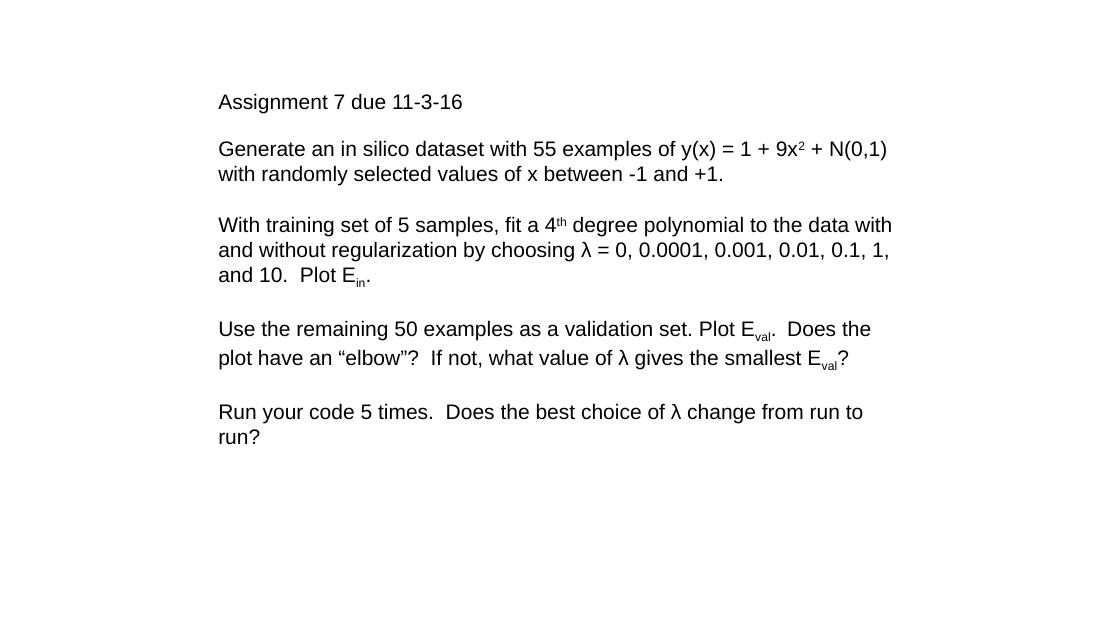
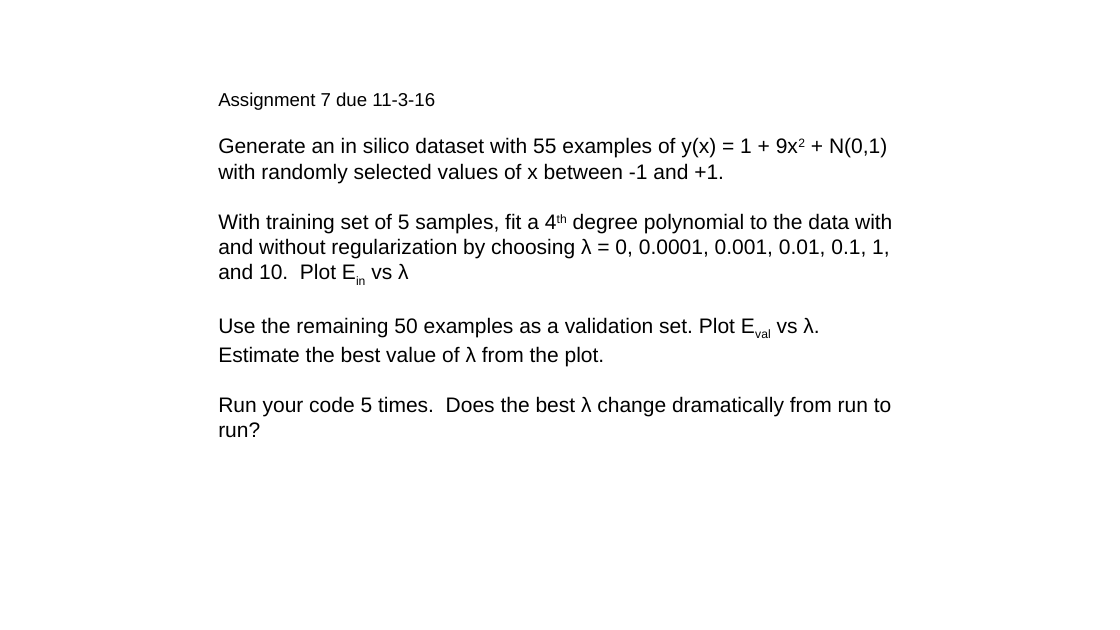
Before and after one commit to zhy9036/cs_2016_fall, a slide deck: slide 6 of 534_ANN/assignments fall 2016.pptx. Drawn at 1120x630 pixels with LibreOffice and Linux fonts; fonts in the diff are those of the drawing. Boxes give left, top, right and bottom in pixels: in the first picture for what was removed or moved away, otherwise in the second. Text is boxed around its words. In the diff, an @@ line names an element or a change of style, - is before the commit and + after.

```diff
--- a/534_ANN/assignments fall 2016.pptx
+++ b/534_ANN/assignments fall 2016.pptx
@@ text at (218,92,435,110): size 18 to 16 pt in "Assignment 7 due 11-3-16" @@
@@ text at (218,213,892,437): text changed @@
-With training set of 5 samples, fit a 4th degree polynomial to the data with and without regularization by choosing λ = 0, 0.0001, 0.001, 0.01, 0.1, 1, and 10. Plot Ein.
-Use the remaining 50 examples as a validation set. Plot Eval. Does the plot have an “elbow”? If not, what value of λ gives the smallest Eval?
-Run your code 5 times. Does the best choice of λ change from run to run?
+With training set of 5 samples, fit a 4th degree polynomial to the data with and without regularization by choosing λ = 0, 0.0001, 0.001, 0.01, 0.1, 1, and 10. Plot Ein vs λ
+Use the remaining 50 examples as a validation set. Plot Eval vs λ. Estimate the best value of λ from the plot.
+Run your code 5 times. Does the best λ change dramatically from run to run?
```
Also in this commit, not shown: 4 slides added, 12 other files.
